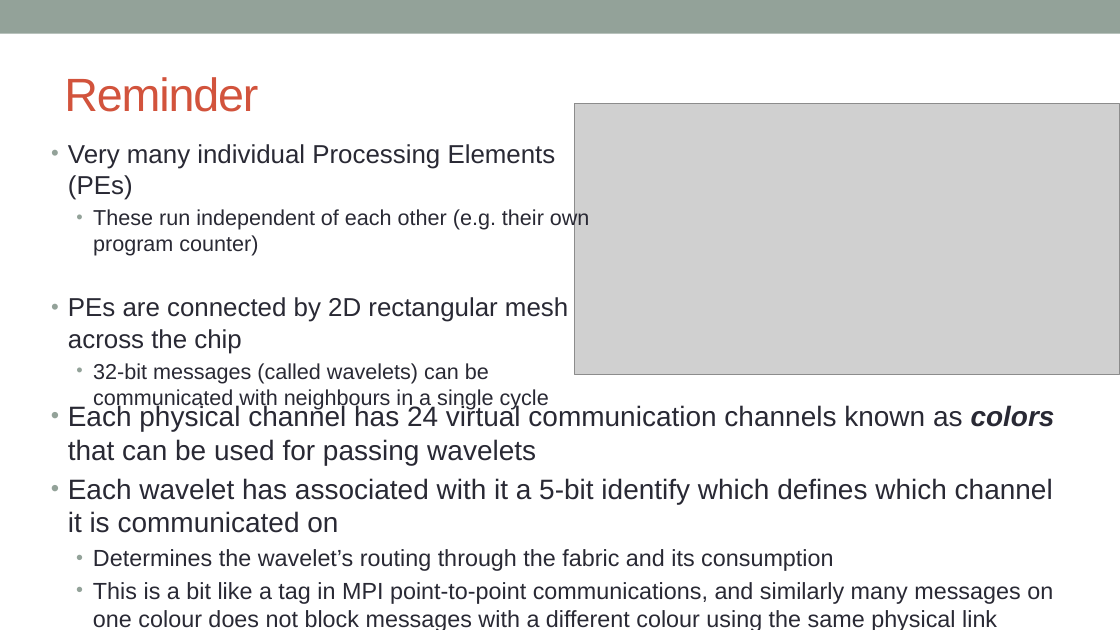
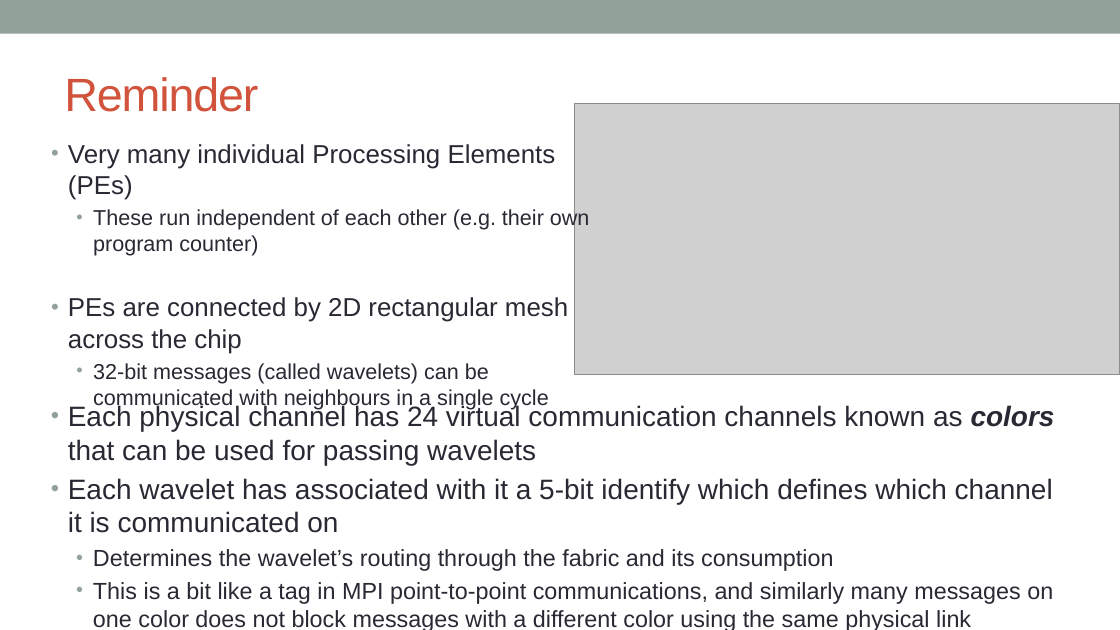
Before and after one commit to EPCCed/cs2-sdk-training, a slide deck: slide 3 of lectures/powerpoints/SDK-walkthrough-part-two.pptx. Drawn at 1120x630 pixels with LibreOffice and Linux fonts; fonts in the diff are those of the drawing; grey boxes stand for pictures. Boxes give left, top, right and bottom in pixels: in the first picture for what was removed or moved away, otherwise in the second. Text is boxed around its words. In the diff, an @@ line names an element or a change of style, - is before the commit and + after.

```diff
--- a/lectures/powerpoints/SDK-walkthrough-part-two.pptx
+++ b/lectures/powerpoints/SDK-walkthrough-part-two.pptx
@@ text at (93,582,1053,630): text changed @@
-  • This is a bit like a tag in MPI point-to-point communications, and similarly many messages on one colour does not block messages with a different colour using the same physical link
+  • This is a bit like a tag in MPI point-to-point communications, and similarly many messages on one color does not block messages with a different color using the same physical link
```
Also in this commit, not shown: 5 other slides changed, 2 other files.
